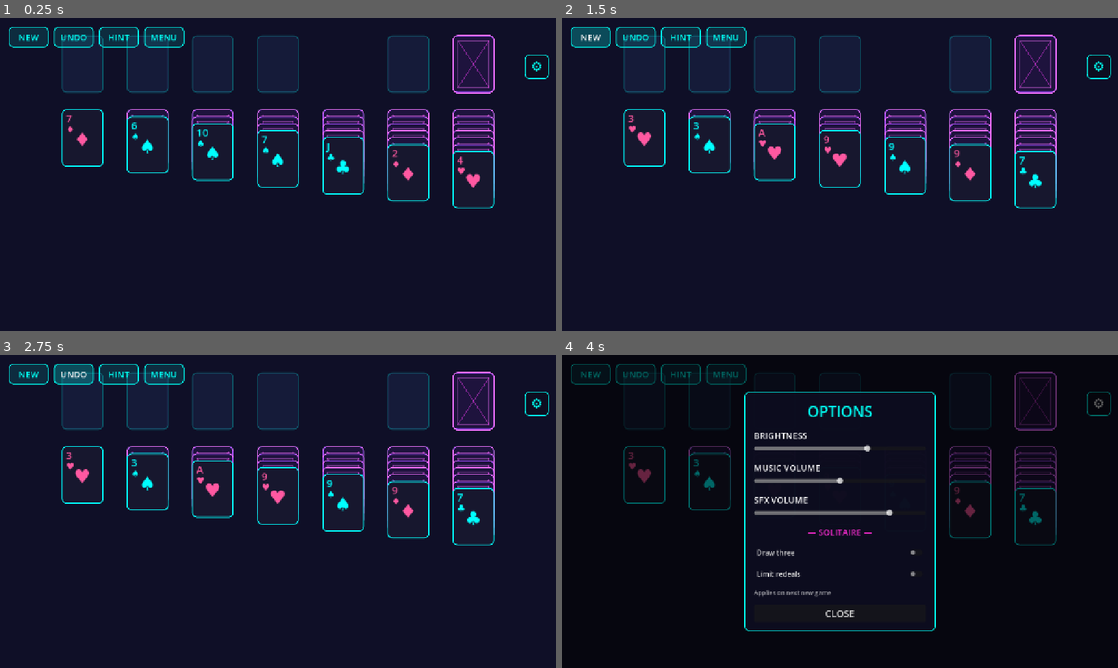
Above: before the commit, frames 1-4 (two rows, left to right).
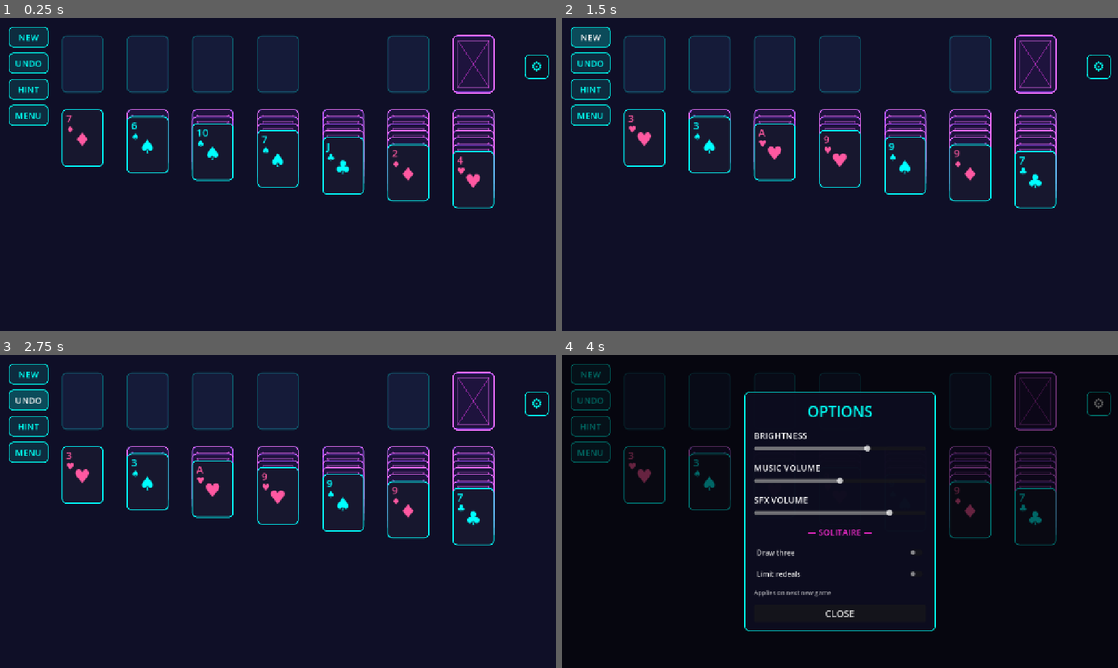
Above: after the commit, the same moments.

Repository: requaos/yarbell
Game: Godot game, scene res://scenes/game/solitaire.tscn
The game is run twice, just before and just after one commit, with the same random seed, the same clock (stepped at 60 frames per second) and the same inputs. This scene is started directly instead of the project's main scene.
Inputs:
- Up to frame 1 (0.25 s): no input
- Up to frame 2 (1.5 s): click "NEW" at 0.5 s; click "NEW" at 1.25 s
- Up to frame 3 (2.75 s): click "UNDO" at 2 s
- Up to frame 4 (4 s): click "HINT" at 2.75 s; click "⚙" at 3.5 s

The runs differ from the first frame. In frame 1, 2.8% of the frame differs, in the area x 1-34%, y 2-35%; in frame 2, 2.8%; in frame 3, 2.8%; in frame 4, 0.8%.

Commit message:
Move the Solitaire toolbar to a left-edge rail
The horizontal top-left toolbar (404px wide, y 20-64) overlapped the
first two foundation placeholders (x 142+, y 40+). Stack the four
buttons vertically in the board's empty left margin instead (x 20-112,
first pile at x 142) — no board geometry changes needed.

Verified by rendering the game under xvfb (software GL) and analyzing
a 1280x720 screenshot: no button overlaps any placeholder or card.

Diff:
--- a/game/scripts/solitaire/hud.gd
+++ b/game/scripts/solitaire/hud.gd
@@ -1,8 +1,10 @@
 class_name SolitaireHud
 extends CanvasLayer
-## Solitaire HUD: a top-left toolbar (New / Undo / Hint / Menu) and a centred
-## win overlay. Reuses the neon button styling from NeonUI. The board owns the
-## game logic and connects to these signals.
+## Solitaire HUD: a left-edge toolbar rail (New / Undo / Hint / Menu) and a
+## centred win overlay. The rail lives in the board's empty left margin (piles
+## start at x=142) so it never overlaps the placeholders. Reuses the neon button
+## styling from NeonUI. The board owns the game logic and connects to these
+## signals.
 
 signal new_game_pressed
 signal undo_pressed
@@ -17,7 +19,9 @@
 	root.mouse_filter = Control.MOUSE_FILTER_IGNORE
 	add_child(root)
 
-	var bar := HBoxContainer.new()
+	# Vertical rail in the board's left margin (buttons are 92 wide -> x 20..112,
+	# clear of the first pile at x 142).
+	var bar := VBoxContainer.new()
 	bar.add_theme_constant_override("separation", 12)
 	bar.position = Vector2(20.0, 20.0)
 	root.add_child(bar)
